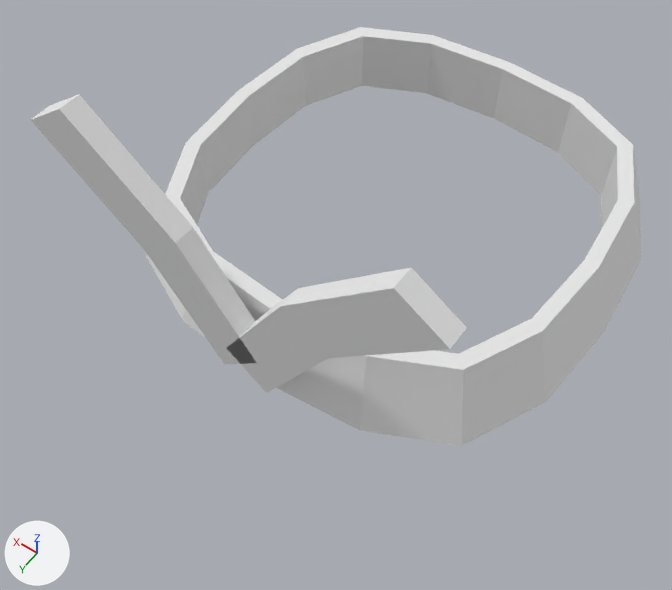
Two versions of the OBJ model assets/models/Headband.obj, one commit apart.
Before and after are seen from a 50 mm camera at (-0.679, 1.187, 1.997) aimed at (0.014, 0.216, 0.472). Every picture has the same lights, and +X, +Y and +Z are marked at lower left. The first picture is the older version. Where no turn or scale is listed for an object, it has been applied to the vertices.

The first picture shows 'Body_Cube.004'.
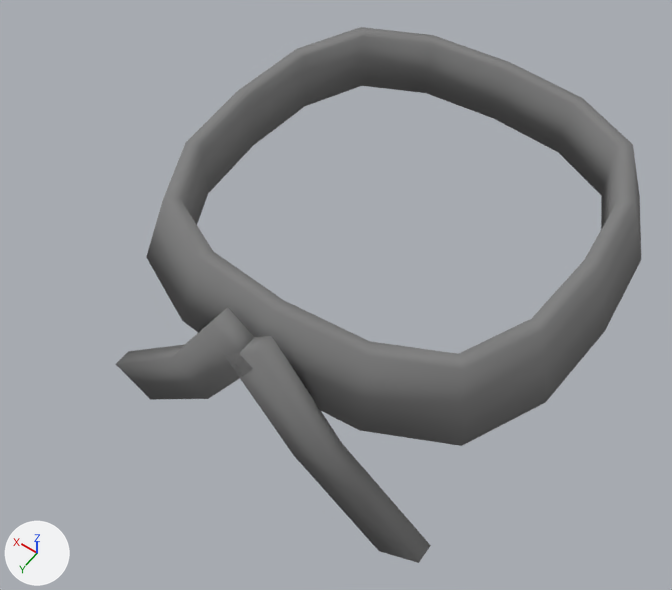
What changed in the scene script:
```text
Change mat_band:
    mat_band.base_color: (0.8, 0.8, 0.8) -> (0.217, 0.217, 0.217)  # white #e7e7e7 -> grey #808080
Change me_body_cube_004:
    used by ob_body_cube_004; location = (0.0, 0.0, 0.0)
    remove me_body_cube_004.from_pydata(...)  # 88 vertices, 84 faces; spans x -0.484..0.484, y -0.484..0.514, z 0.501..1.025
    add me_body_cube_004.from_pydata(...)  # 88 vertices, 84 faces; spans x -0.484..0.484, y -0.484..0.514, z 0.162..0.663
    me_body_cube_004 part 1: the loose piece of 12 vertices spanning x -0.026..0.428, y 0.47..0.514, z 0.538..1.018 is turned -180 degrees about the y axis through its middle, then moved by (-0.372, 0.0, -0.369)
    me_body_cube_004 part 2: the loose piece of 12 vertices spanning x -0.388..0.046, y 0.47..0.514, z 0.531..1.025 is turned 180 degrees about the y axis through its middle, then moved by (0.372, 0.0, -0.369)
    me_body_cube_004 part 3: edges marked sharp go from 148 to 0
```

What differs and where, as boxes [x1, y1, x2, y2] in the pictures (672 x 590 px; the box of a moved part takes in the faces that stretch with it):
'Body_Cube.004', recoloured, reshaped, shading changed (white to grey, 14% narrower, 28% taller): before [31, 27, 641, 446]; after [116, 27, 641, 563]
part 1 of me_body_cube_004, moved or reshaped: before [31, 94, 256, 364]; after [225, 336, 431, 563]
part 2 of me_body_cube_004, moved or reshaped: before [227, 267, 467, 393]; after [116, 307, 254, 400]
part 3 of me_body_cube_004, shading changed: before [31, 27, 641, 446]; after [116, 27, 641, 563]
